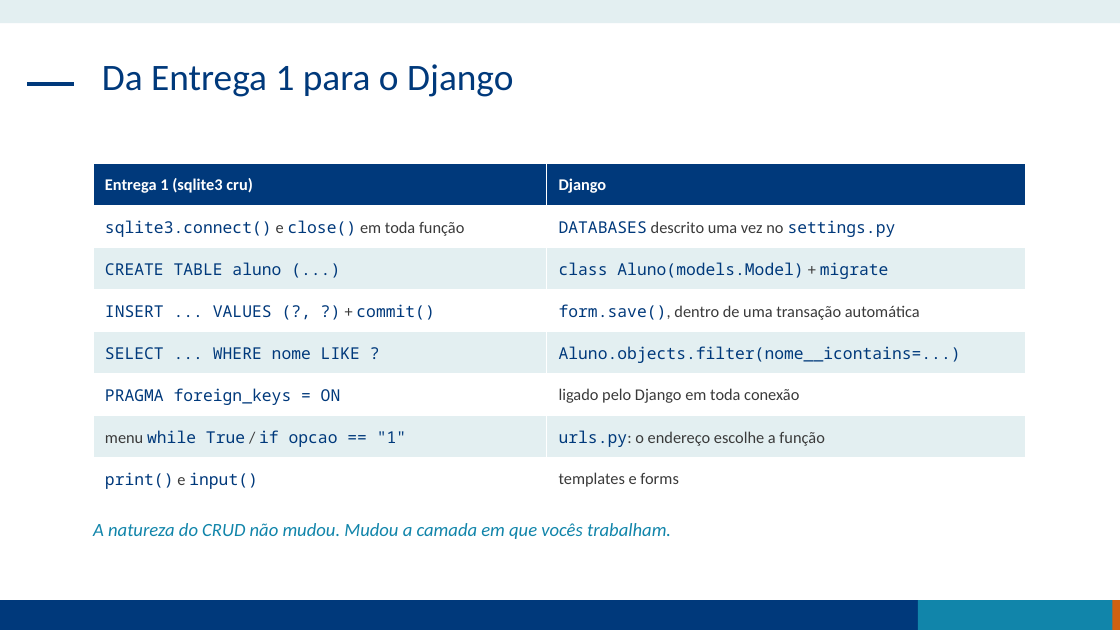
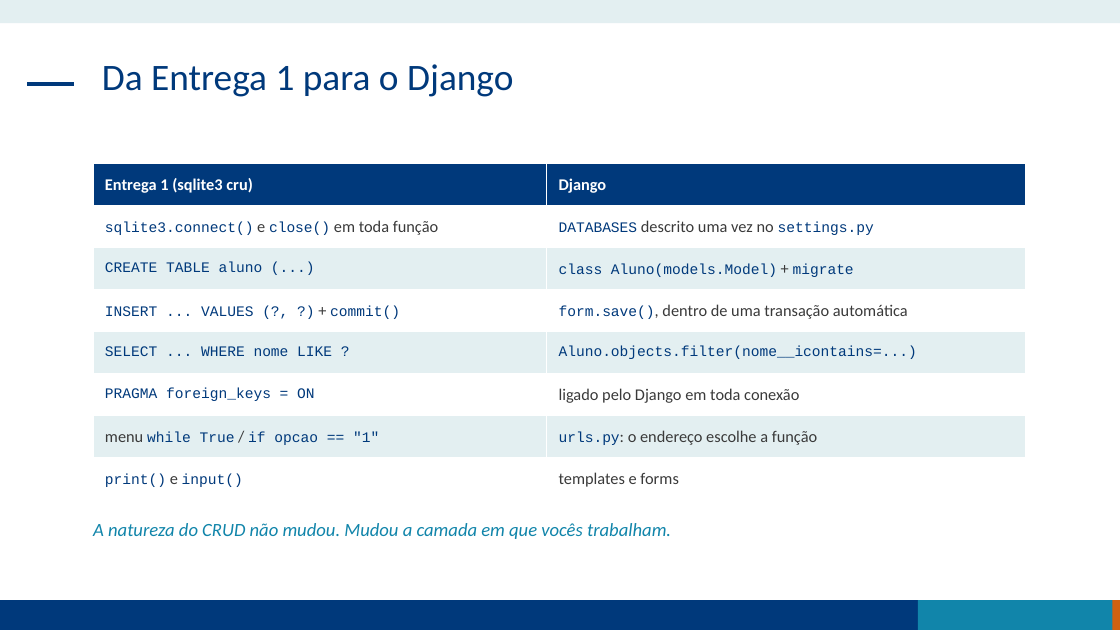
Before and after one commit to maxwalves/projetoPython, a slide deck: slide 7 of Desenvolvimento Rapido de Aplicacoes em Python.pptx (slide 6 before the commit). Drawn at 1120x630 pixels with LibreOffice and Linux fonts; fonts in the diff are those of the drawing. Boxes give left, top, right and bottom in pixels: in the first picture for what was removed or moved away, otherwise in the second. Text is boxed around its words. In the diff, an @@ line names an element or a change of style, - is before the commit and + after.

```diff
--- a/Desenvolvimento Rapido de Aplicacoes em Python.pptx
+++ b/Desenvolvimento Rapido de Aplicacoes em Python.pptx
@@ table at [93,164,1026,500] @@
@@ size 14 to 12.5 pt, font Noto Sans Mono to Courier New in "sqlite3.connect() close()", "DATABASES settings.py", "CREATE TABLE aluno (...)", "class Aluno(models.Model) migrate" and 8 more places @@
```
Also in this commit, not shown: 20 other slides changed, 2 slides added, 3 other files.
